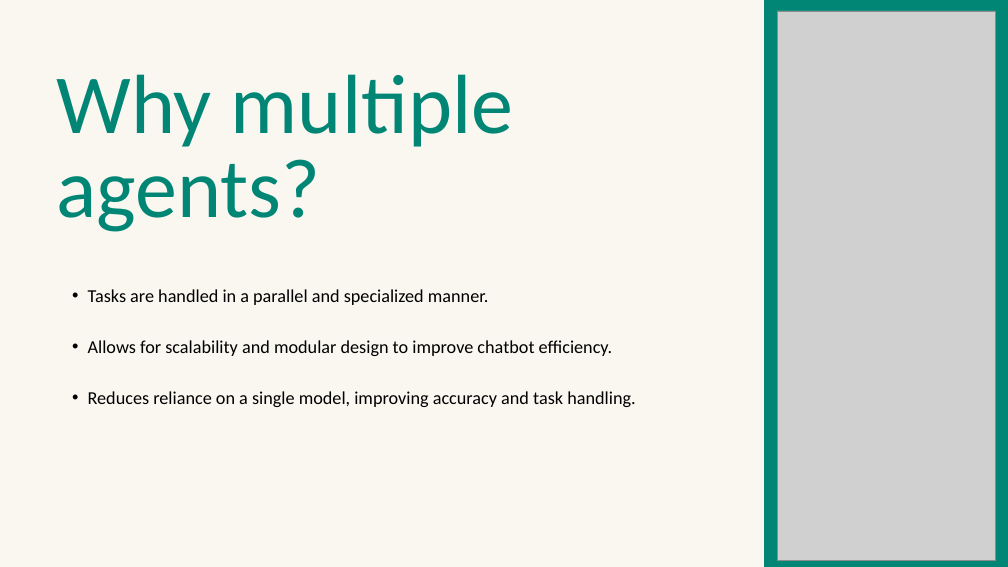
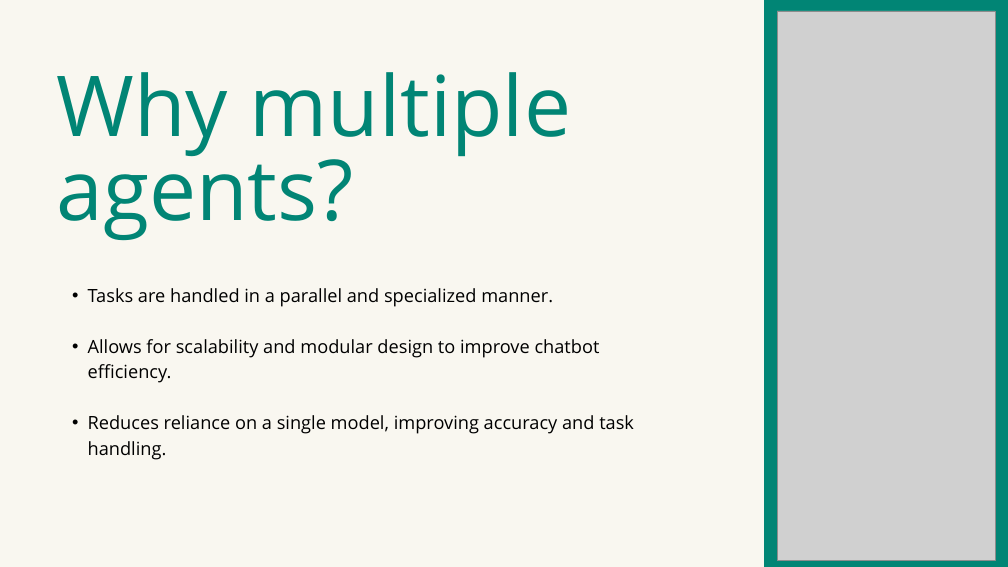
Before and after one commit to YASHBRO/GenAi-Final-Project, a slide deck: slide 3 of Multi-Agent Chatbot.pptx. Drawn at 1008x567 pixels with LibreOffice and Linux fonts; fonts in the diff are those of the drawing; grey boxes stand for pictures. Boxes give left, top, right and bottom in pixels: in the first picture for what was removed or moved away, otherwise in the second. Text is boxed around its words. In the diff, an @@ line names an element or a change of style, - is before the commit and + after.

```diff
--- a/Multi-Agent Chatbot.pptx
+++ b/Multi-Agent Chatbot.pptx
@@ text "Why multiple agents?" at bbox=[57, 72, 571, 241]: font Calibri to Open Sans @@
@@ text "Tasks are handled in a ..." at bbox=[88, 288, 634, 460]: font Calibri to Open Sans @@
```
Also in this commit, not shown: 7 other slides changed.
